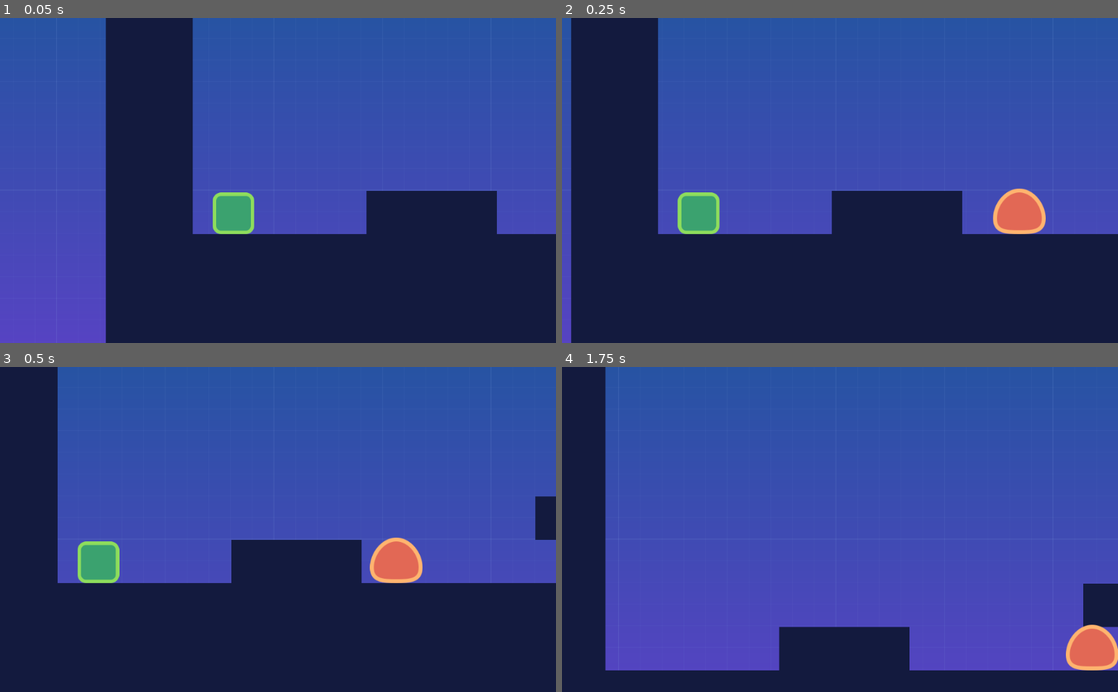
Above: before the commit, frames 1-4 (two rows, left to right).
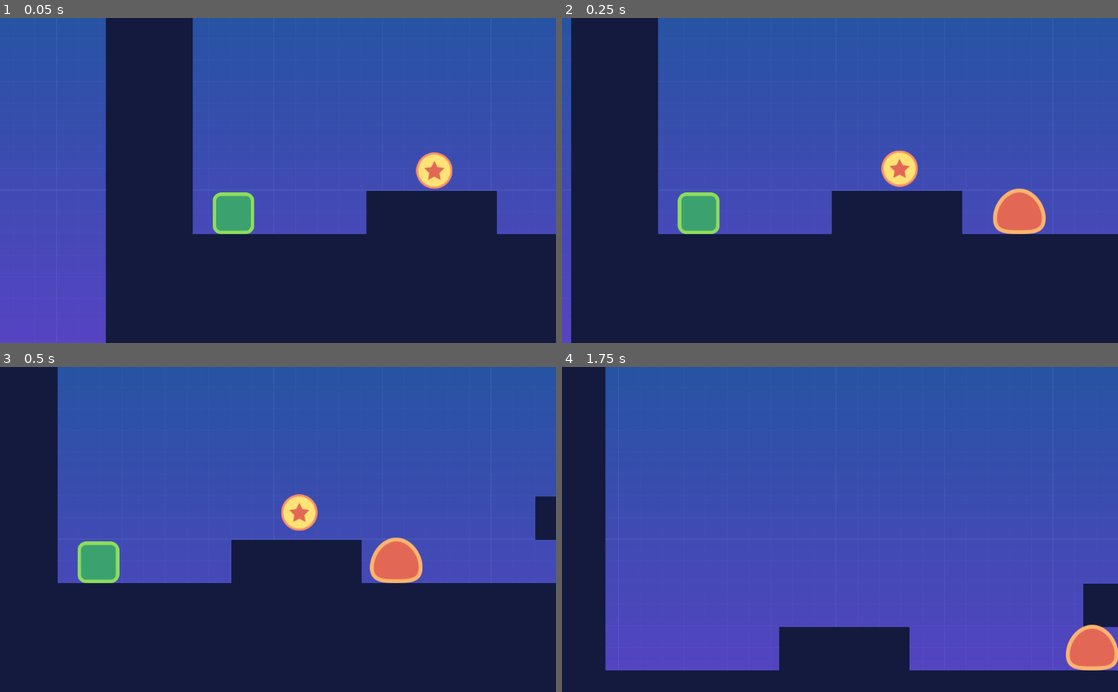
Above: after the commit, the same moments.

Repository: david-slatinek/upgame
Game: Godot game, scene res://src/Levels/LevelTemplate.tscn
Same seed, same stepped clock (60 frames per second), same inputs: the game is played once before the commit and once after it.
Inputs:
- Up to frame 1 (0.05 s): no input
- Up to frame 2 (0.25 s): no input
- Up to frame 3 (0.5 s): no input
- Up to frame 4 (1.75 s): hold Right (move_right) from 0.53 s (still down); tap W (jump) at 0.77, 1.52 s

The runs differ from the first frame. In frame 1, 0.6% of the frame differs, in the area x 74-82%, y 41-53%; in frame 2, 0.6%, in the area x 57-64%, y 40-53%; in frame 3, 0.6%; in frame 4, nothing differs.

Commit message:
Update coin animation

Diff:
--- a/src/Levels/LevelTemplate.tscn
+++ b/src/Levels/LevelTemplate.tscn
@@ -1,9 +1,10 @@
-[gd_scene load_steps=7 format=2]
+[gd_scene load_steps=8 format=2]
 
 [ext_resource path="res://assets/tileset.png" type="Texture" id=1]
 [ext_resource path="res://src/Actors/Player.tscn" type="PackedScene" id=2]
 [ext_resource path="res://src/Actors/Enemy.tscn" type="PackedScene" id=3]
 [ext_resource path="res://assets/background.png" type="Texture" id=4]
+[ext_resource path="res://src/Objects/Coin.tscn" type="PackedScene" id=5]
 
 [sub_resource type="ConvexPolygonShape2D" id=1]
 points = PoolVector2Array( 0, 0, 80, 0, 80, 80, 0, 80 )
@@ -81,4 +82,7 @@
 [node name="Enemy5" parent="." instance=ExtResource( 3 )]
 position = Vector2( 4165, 560 )
 
+[node name="Coin" parent="." instance=ExtResource( 5 )]
+position = Vector2( 525, 428 )
+
 [editable path="Player"]
--- /dev/null
+++ b/src/Objects/Coin.gd
@@ -0,0 +1,6 @@
+extends Area2D
+
+onready var anim_player: AnimationPlayer = get_node("AnimationPlayer")
+
+func _on_body_entered(_body):
+	anim_player.play("fade_out")
--- a/src/Objects/Coin.tscn
+++ b/src/Objects/Coin.tscn
@@ -1,6 +1,7 @@
-[gd_scene load_steps=6 format=2]
+[gd_scene load_steps=7 format=2]
 
 [ext_resource path="res://assets/coin.png" type="Texture" id=1]
+[ext_resource path="res://src/Objects/Coin.gd" type="Script" id=2]
 
 [sub_resource type="CircleShape2D" id=1]
 radius = 34.0
@@ -20,24 +21,12 @@
 "values": [ Vector2( 0, 0 ) ]
 }
 tracks/1/type = "value"
-tracks/1/path = NodePath(".:position")
+tracks/1/path = NodePath(".:modulate")
 tracks/1/interp = 1
 tracks/1/loop_wrap = true
 tracks/1/imported = false
 tracks/1/enabled = true
 tracks/1/keys = {
-"times": PoolRealArray( 0 ),
-"transitions": PoolRealArray( 1 ),
-"update": 0,
-"values": [ Vector2( 0, 0 ) ]
-}
-tracks/2/type = "value"
-tracks/2/path = NodePath(".:modulate")
-tracks/2/interp = 1
-tracks/2/loop_wrap = true
-tracks/2/imported = false
-tracks/2/enabled = true
-tracks/2/keys = {
 "times": PoolRealArray( 0 ),
 "transitions": PoolRealArray( 1 ),
 "update": 0,
@@ -49,7 +38,7 @@
 length = 1.5
 loop = true
 tracks/0/type = "value"
-tracks/0/path = NodePath(".:position")
+tracks/0/path = NodePath("coin:position")
 tracks/0/interp = 1
 tracks/0/loop_wrap = true
 tracks/0/imported = false
@@ -75,7 +64,7 @@
 
 [sub_resource type="Animation" id=4]
 resource_name = "fade_out"
-length = 0.7
+length = 0.5
 tracks/0/type = "value"
 tracks/0/path = NodePath(".:modulate")
 tracks/0/interp = 1
@@ -83,7 +72,7 @@
 tracks/0/imported = false
 tracks/0/enabled = true
 tracks/0/keys = {
-"times": PoolRealArray( 0, 0.7 ),
+"times": PoolRealArray( 0, 0.5 ),
 "transitions": PoolRealArray( 1, 1 ),
 "update": 0,
 "values": [ Color( 1, 1, 1, 1 ), Color( 1, 1, 1, 0 ) ]
@@ -95,7 +84,7 @@
 tracks/1/imported = false
 tracks/1/enabled = true
 tracks/1/keys = {
-"times": PoolRealArray( 0.7 ),
+"times": PoolRealArray( 0.5 ),
 "transitions": PoolRealArray( 1 ),
 "values": [ {
 "args": [  ],
@@ -104,6 +93,8 @@
 }
 
 [node name="Coin" type="Area2D"]
+collision_layer = 4
+script = ExtResource( 2 )
 
 [node name="coin" type="Sprite" parent="."]
 texture = ExtResource( 1 )
@@ -112,6 +103,9 @@
 shape = SubResource( 1 )
 
 [node name="AnimationPlayer" type="AnimationPlayer" parent="."]
+autoplay = "bouncing"
 anims/RESET = SubResource( 2 )
 anims/bouncing = SubResource( 3 )
 anims/fade_out = SubResource( 4 )
+
+[connection signal="body_entered" from="." to="." method="_on_body_entered"]
